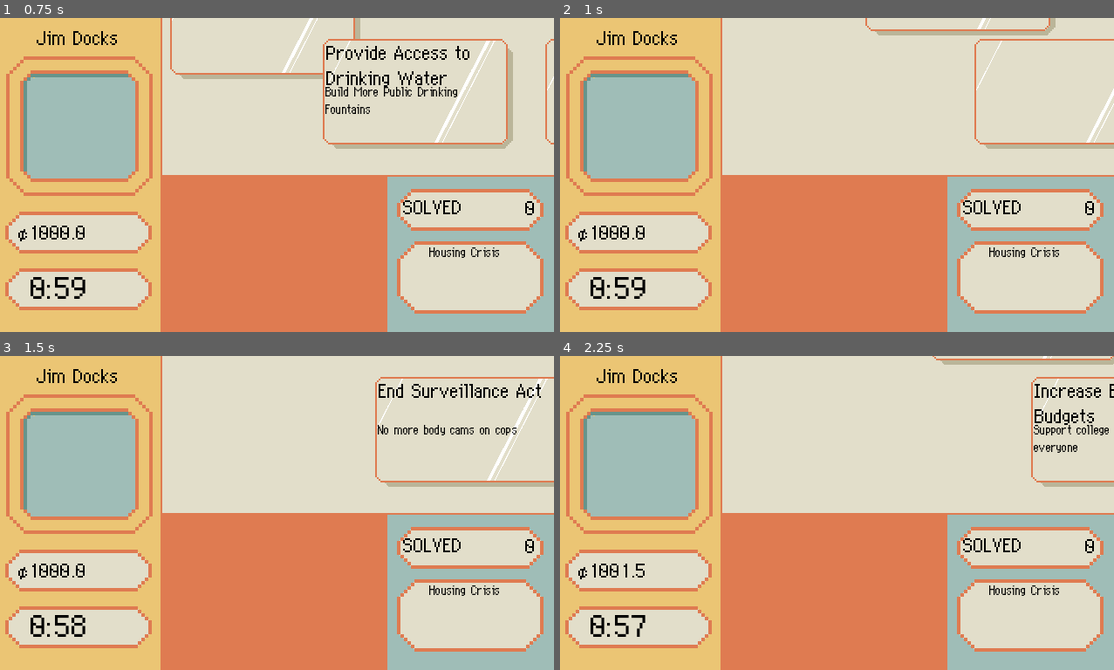
Above: before the commit, frames 1-4 (two rows, left to right).
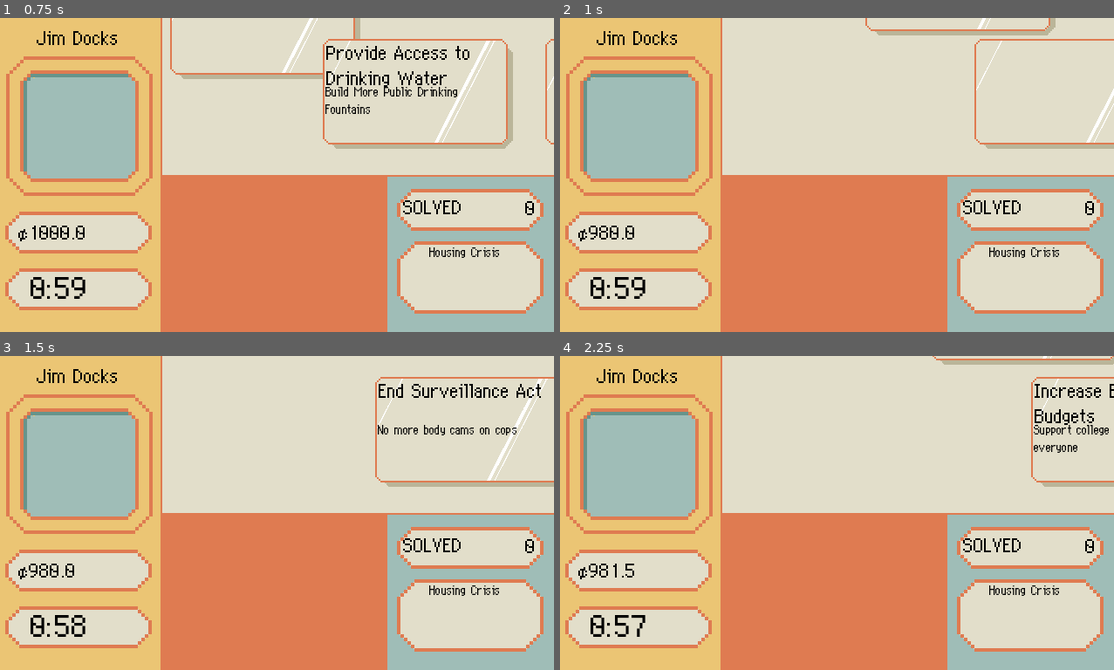
Above: after the commit, the same moments.

Repository: novadragonDOTspace/Socialism
Game: Godot game, scene res://game.tscn
The game is run twice, just before and just after one commit, with the same random seed, the same clock (stepped at 60 frames per second) and the same inputs.
Inputs (mouse positions are in pixels of both pictures, inside the frame that each line leads up to):
- Up to frame 1 (0.75 s): tap Enter at 0.5 s; move the mouse to (398, 159) at 0.52 s; hold D from 0.53 s (still down); tap Space at 0.6 s; click (398, 159) at 0.67 s
- Up to frame 2 (1 s): keep holding D; tap Space at 0.77 s
- Up to frame 3 (1.5 s): tap Space at 1.07 s; release D at 1.25 s; drag from (160, 528) to (249, 575) at 1.27 s
- Up to frame 4 (2.25 s): tap Space at 2 s; move the mouse to (892, 443) at 2.02 s; hold D from 2.03 s (still down); tap Ctrl at 2.1 s

Frame 1 is identical in both runs. In frame 2, 0.1% of the frame differs, in the area x 5-16%, y 66-71%; in frame 3, 0.1%; in frame 4, 0.2%.

Commit message:
BILLS

Diff:
--- a/Bills/createmorejobs.tres
+++ b/Bills/createmorejobs.tres
@@ -15,4 +15,5 @@
 Title = "Create more Jobs"
 Description = "Send more money to farmers so they con hire local youth and create jobs"
 ProblemResolution = SubResource("Resource_5o2aj")
+Alignment = 350
 metadata/_custom_type_script = "uid://bpqmsdqkccblh"
--- a/Bills/feedthehungry.tres
+++ b/Bills/feedthehungry.tres
@@ -1,7 +1,17 @@
-[gd_resource type="Resource" script_class="Bill" load_steps=2 format=3 uid="uid://ck23sfhggi8hg"]
+[gd_resource type="Resource" script_class="Bill" load_steps=5 format=3 uid="uid://ck23sfhggi8hg"]
 
 [ext_resource type="Script" uid="uid://bpqmsdqkccblh" path="res://Bills/Bills.gd" id="1_cq1u5"]
+[ext_resource type="Resource" uid="uid://cgtuevd28ooeq" path="res://Problems/hunger.tres" id="1_d78sk"]
+[ext_resource type="Script" uid="uid://bseyusmwxdd8c" path="res://ProblemResolutionCombo.gd" id="2_wyf7h"]
+
+[sub_resource type="Resource" id="Resource_typ80"]
+script = ExtResource("2_wyf7h")
+Target = ExtResource("1_d78sk")
+metadata/_custom_type_script = "uid://bseyusmwxdd8c"
 
 [resource]
 script = ExtResource("1_cq1u5")
+Title = "Feed the hungry"
+Description = "Provide free meals in public schools"
+ProblemResolution = SubResource("Resource_typ80")
 metadata/_custom_type_script = "uid://bpqmsdqkccblh"
--- a/Bills/flurgsville.tres
+++ b/Bills/flurgsville.tres
@@ -1,7 +1,19 @@
-[gd_resource type="Resource" script_class="Bill" load_steps=2 format=3 uid="uid://dtwa43fp0ocx4"]
+[gd_resource type="Resource" script_class="Bill" load_steps=5 format=3 uid="uid://dtwa43fp0ocx4"]
 
 [ext_resource type="Script" uid="uid://bpqmsdqkccblh" path="res://Bills/Bills.gd" id="1_cq1u5"]
+[ext_resource type="Resource" uid="uid://dgw0u06u23nnm" path="res://Problems/housing.tres" id="1_odin5"]
+[ext_resource type="Script" uid="uid://bseyusmwxdd8c" path="res://ProblemResolutionCombo.gd" id="2_5g2ec"]
+
+[sub_resource type="Resource" id="Resource_beryt"]
+script = ExtResource("2_5g2ec")
+Target = ExtResource("1_odin5")
+ResolutionAmount = 350
+metadata/_custom_type_script = "uid://bseyusmwxdd8c"
 
 [resource]
 script = ExtResource("1_cq1u5")
+Title = "Relief for Flurgsville"
+Description = "After the Flurgsville flood"
+MoneyTransfer = 350
+ProblemResolution = SubResource("Resource_beryt")
 metadata/_custom_type_script = "uid://bpqmsdqkccblh"
--- a/Bills/freehealth.tres
+++ b/Bills/freehealth.tres
@@ -1,7 +1,18 @@
-[gd_resource type="Resource" script_class="Bill" load_steps=2 format=3 uid="uid://cujhxuh1mu5o7"]
+[gd_resource type="Resource" script_class="Bill" load_steps=5 format=3 uid="uid://cujhxuh1mu5o7"]
 
 [ext_resource type="Script" uid="uid://bpqmsdqkccblh" path="res://Bills/Bills.gd" id="1_cq1u5"]
+[ext_resource type="Resource" uid="uid://cx6w3oq7xm6sa" path="res://Problems/disease.tres" id="1_madkq"]
+[ext_resource type="Script" uid="uid://bseyusmwxdd8c" path="res://ProblemResolutionCombo.gd" id="2_7rb3v"]
+
+[sub_resource type="Resource" id="Resource_dibgt"]
+script = ExtResource("2_7rb3v")
+Target = ExtResource("1_madkq")
+ResolutionAmount = 400
+metadata/_custom_type_script = "uid://bseyusmwxdd8c"
 
 [resource]
 script = ExtResource("1_cq1u5")
+Title = "Free Healthcare"
+Description = "Give everyone healthcare"
+ProblemResolution = SubResource("Resource_dibgt")
 metadata/_custom_type_script = "uid://bpqmsdqkccblh"
--- a/Bills/freehousingact.tres
+++ b/Bills/freehousingact.tres
@@ -1,10 +1,18 @@
-[gd_resource type="Resource" script_class="Bill" load_steps=2 format=3 uid="uid://bd41vgmy2ic2r"]
+[gd_resource type="Resource" script_class="Bill" load_steps=5 format=3 uid="uid://bd41vgmy2ic2r"]
 
+[ext_resource type="Resource" uid="uid://dgw0u06u23nnm" path="res://Problems/housing.tres" id="1_061al"]
 [ext_resource type="Script" uid="uid://bpqmsdqkccblh" path="res://Bills/Bills.gd" id="1_cq1u5"]
+[ext_resource type="Script" uid="uid://bseyusmwxdd8c" path="res://ProblemResolutionCombo.gd" id="2_e1pch"]
+
+[sub_resource type="Resource" id="Resource_m544o"]
+script = ExtResource("2_e1pch")
+Target = ExtResource("1_061al")
+metadata/_custom_type_script = "uid://bseyusmwxdd8c"
 
 [resource]
 script = ExtResource("1_cq1u5")
 Title = "Free housing act"
 Description = "Create more social housing projects to bring down rental costs"
 MoneyTransfer = 500
+ProblemResolution = SubResource("Resource_m544o")
 metadata/_custom_type_script = "uid://bpqmsdqkccblh"
--- a/Bills/fundarts.tres
+++ b/Bills/fundarts.tres
@@ -1,7 +1,18 @@
-[gd_resource type="Resource" script_class="Bill" load_steps=2 format=3 uid="uid://dws7rcb0s3n50"]
+[gd_resource type="Resource" script_class="Bill" load_steps=5 format=3 uid="uid://dws7rcb0s3n50"]
 
 [ext_resource type="Script" uid="uid://bpqmsdqkccblh" path="res://Bills/Bills.gd" id="1_cq1u5"]
+[ext_resource type="Resource" uid="uid://cfiidprimcfij" path="res://Problems/edu.tres" id="1_n4ju7"]
+[ext_resource type="Script" uid="uid://bseyusmwxdd8c" path="res://ProblemResolutionCombo.gd" id="2_sto42"]
+
+[sub_resource type="Resource" id="Resource_wkaxp"]
+script = ExtResource("2_sto42")
+Target = ExtResource("1_n4ju7")
+ResolutionAmount = 100
+metadata/_custom_type_script = "uid://bseyusmwxdd8c"
 
 [resource]
 script = ExtResource("1_cq1u5")
+Title = "Fund the Arts"
+Description = "Money for arts education"
+ProblemResolution = SubResource("Resource_wkaxp")
 metadata/_custom_type_script = "uid://bpqmsdqkccblh"
--- a/Bills/fundvaccs.tres
+++ b/Bills/fundvaccs.tres
@@ -1,7 +1,18 @@
-[gd_resource type="Resource" script_class="Bill" load_steps=2 format=3 uid="uid://bsxlck2o4i77a"]
+[gd_resource type="Resource" script_class="Bill" load_steps=5 format=3 uid="uid://bsxlck2o4i77a"]
 
 [ext_resource type="Script" uid="uid://bpqmsdqkccblh" path="res://Bills/Bills.gd" id="1_cq1u5"]
+[ext_resource type="Resource" uid="uid://cx6w3oq7xm6sa" path="res://Problems/disease.tres" id="1_p5b1f"]
+[ext_resource type="Script" uid="uid://bseyusmwxdd8c" path="res://ProblemResolutionCombo.gd" id="2_f0qm7"]
+
+[sub_resource type="Resource" id="Resource_a7n30"]
+script = ExtResource("2_f0qm7")
+Target = ExtResource("1_p5b1f")
+ResolutionAmount = 250
+metadata/_custom_type_script = "uid://bseyusmwxdd8c"
 
 [resource]
 script = ExtResource("1_cq1u5")
+Title = "Fund vaccine research"
+Description = "Money for vaccines"
+ProblemResolution = SubResource("Resource_a7n30")
 metadata/_custom_type_script = "uid://bpqmsdqkccblh"
--- a/Bills/greenenergy.tres
+++ b/Bills/greenenergy.tres
@@ -1,7 +1,18 @@
-[gd_resource type="Resource" script_class="Bill" load_steps=2 format=3 uid="uid://d1m5tc8yahqdh"]
+[gd_resource type="Resource" script_class="Bill" load_steps=5 format=3 uid="uid://d1m5tc8yahqdh"]
 
+[ext_resource type="Resource" uid="uid://ctoluktdst6oe" path="res://Problems/climate.tres" id="1_b2yev"]
 [ext_resource type="Script" uid="uid://bpqmsdqkccblh" path="res://Bills/Bills.gd" id="1_cq1u5"]
+[ext_resource type="Script" uid="uid://bseyusmwxdd8c" path="res://ProblemResolutionCombo.gd" id="2_7xnx4"]
+
+[sub_resource type="Resource" id="Resource_desi5"]
+script = ExtResource("2_7xnx4")
+Target = ExtResource("1_b2yev")
+ResolutionAmount = 450
+metadata/_custom_type_script = "uid://bseyusmwxdd8c"
 
 [resource]
 script = ExtResource("1_cq1u5")
+Title = "Green energy now!!!"
+Description = "Fund solar energy"
+ProblemResolution = SubResource("Resource_desi5")
 metadata/_custom_type_script = "uid://bpqmsdqkccblh"
--- a/Bills/hydroelectric.tres
+++ b/Bills/hydroelectric.tres
@@ -1,7 +1,18 @@
-[gd_resource type="Resource" script_class="Bill" load_steps=2 format=3 uid="uid://bch23ena30b2f"]
+[gd_resource type="Resource" script_class="Bill" load_steps=5 format=3 uid="uid://bch23ena30b2f"]
 
+[ext_resource type="Resource" uid="uid://ctoluktdst6oe" path="res://Problems/climate.tres" id="1_3gbmq"]
 [ext_resource type="Script" uid="uid://bpqmsdqkccblh" path="res://Bills/Bills.gd" id="1_cq1u5"]
+[ext_resource type="Script" uid="uid://bseyusmwxdd8c" path="res://ProblemResolutionCombo.gd" id="2_kaj01"]
+
+[sub_resource type="Resource" id="Resource_o1x1x"]
+script = ExtResource("2_kaj01")
+Target = ExtResource("1_3gbmq")
+ResolutionAmount = 600
+metadata/_custom_type_script = "uid://bseyusmwxdd8c"
 
 [resource]
 script = ExtResource("1_cq1u5")
+Title = "Hydroelectric power"
+Description = "Build a hydroelectric dam"
+ProblemResolution = SubResource("Resource_o1x1x")
 metadata/_custom_type_script = "uid://bpqmsdqkccblh"
--- a/Bills/increasdepfunds.tres
+++ b/Bills/increasdepfunds.tres
@@ -1,7 +1,18 @@
-[gd_resource type="Resource" script_class="Bill" load_steps=2 format=3 uid="uid://hro348hp2ckq"]
+[gd_resource type="Resource" script_class="Bill" load_steps=5 format=3 uid="uid://hro348hp2ckq"]
 
+[ext_resource type="Resource" uid="uid://cfiidprimcfij" path="res://Problems/edu.tres" id="1_7br3u"]
 [ext_resource type="Script" uid="uid://bpqmsdqkccblh" path="res://Bills/Bills.gd" id="1_cq1u5"]
+[ext_resource type="Script" uid="uid://bseyusmwxdd8c" path="res://ProblemResolutionCombo.gd" id="2_4jqlq"]
+
+[sub_resource type="Resource" id="Resource_nh8ym"]
+script = ExtResource("2_4jqlq")
+Target = ExtResource("1_7br3u")
+ResolutionAmount = 200
+metadata/_custom_type_script = "uid://bseyusmwxdd8c"
 
 [resource]
 script = ExtResource("1_cq1u5")
+Title = "Increase funds to the DMGAOFOYS"
+Description = "Department of Management for Government Agencies that Oversee the Futures of Our Young Scientists"
+ProblemResolution = SubResource("Resource_nh8ym")
 metadata/_custom_type_script = "uid://bpqmsdqkccblh"
--- a/Bills/mcdonaldfoundation.tres
+++ b/Bills/mcdonaldfoundation.tres
@@ -1,7 +1,18 @@
-[gd_resource type="Resource" script_class="Bill" load_steps=2 format=3 uid="uid://dndlwcvap41xn"]
+[gd_resource type="Resource" script_class="Bill" load_steps=5 format=3 uid="uid://dndlwcvap41xn"]
 
+[ext_resource type="Resource" uid="uid://cx6w3oq7xm6sa" path="res://Problems/disease.tres" id="1_8uuc7"]
 [ext_resource type="Script" uid="uid://bpqmsdqkccblh" path="res://Bills/Bills.gd" id="1_cq1u5"]
+[ext_resource type="Script" uid="uid://bseyusmwxdd8c" path="res://ProblemResolutionCombo.gd" id="2_q6icu"]
+
+[sub_resource type="Resource" id="Resource_0xh5n"]
+script = ExtResource("2_q6icu")
+Target = ExtResource("1_8uuc7")
+ResolutionAmount = 150
+metadata/_custom_type_script = "uid://bseyusmwxdd8c"
 
 [resource]
 script = ExtResource("1_cq1u5")
+Title = "Establish the McDonald Foundation"
+Description = "Named for Joe McDonald, a pioneer in the field of cancer research"
+ProblemResolution = SubResource("Resource_0xh5n")
 metadata/_custom_type_script = "uid://bpqmsdqkccblh"
--- a/Bills/moneyforpaige.tres
+++ b/Bills/moneyforpaige.tres
@@ -1,7 +1,18 @@
-[gd_resource type="Resource" script_class="Bill" load_steps=2 format=3 uid="uid://cto30fxrovo0r"]
+[gd_resource type="Resource" script_class="Bill" load_steps=5 format=3 uid="uid://cto30fxrovo0r"]
 
+[ext_resource type="Resource" uid="uid://cx6w3oq7xm6sa" path="res://Problems/disease.tres" id="1_1rbxx"]
 [ext_resource type="Script" uid="uid://bpqmsdqkccblh" path="res://Bills/Bills.gd" id="1_cq1u5"]
+[ext_resource type="Script" uid="uid://bseyusmwxdd8c" path="res://ProblemResolutionCombo.gd" id="2_snpr1"]
+
+[sub_resource type="Resource" id="Resource_to7uo"]
+script = ExtResource("2_snpr1")
+Target = ExtResource("1_1rbxx")
+ResolutionAmount = 100
+metadata/_custom_type_script = "uid://bseyusmwxdd8c"
 
 [resource]
 script = ExtResource("1_cq1u5")
+Title = "Money for Paige"
+Description = "A scientist whose team is doing cutting edge research into a cure for ALS"
+ProblemResolution = SubResource("Resource_to7uo")
 metadata/_custom_type_script = "uid://bpqmsdqkccblh"
--- a/Bills/rebuildflurgsville.tres
+++ b/Bills/rebuildflurgsville.tres
@@ -1,10 +1,17 @@
-[gd_resource type="Resource" script_class="Bill" load_steps=2 format=3 uid="uid://cb6xptvya8lgx"]
+[gd_resource type="Resource" script_class="Bill" load_steps=4 format=3 uid="uid://cb6xptvya8lgx"]
 
 [ext_resource type="Script" uid="uid://bpqmsdqkccblh" path="res://Bills/Bills.gd" id="1_cq1u5"]
+[ext_resource type="Script" uid="uid://bseyusmwxdd8c" path="res://ProblemResolutionCombo.gd" id="1_w0h3y"]
+
+[sub_resource type="Resource" id="Resource_d5o1w"]
+script = ExtResource("1_w0h3y")
+metadata/_custom_type_script = "uid://bseyusmwxdd8c"
 
 [resource]
 script = ExtResource("1_cq1u5")
 Title = "Rebuild Flurgsville"
 Description = "Help Flurgsville rebuild after the earthquake"
 MoneyTransfer = 350
+ProblemResolution = SubResource("Resource_d5o1w")
+Alignment = 350
 metadata/_custom_type_script = "uid://bpqmsdqkccblh"
--- a/Bills/rezonecommercial.tres
+++ b/Bills/rezonecommercial.tres
@@ -1,7 +1,13 @@
-[gd_resource type="Resource" script_class="Bill" load_steps=2 format=3 uid="uid://dfwe21b2wkrqq"]
+[gd_resource type="Resource" script_class="Bill" load_steps=4 format=3 uid="uid://dfwe21b2wkrqq"]
 
+[ext_resource type="Script" uid="uid://bseyusmwxdd8c" path="res://ProblemResolutionCombo.gd" id="1_4ae7i"]
 [ext_resource type="Script" uid="uid://bpqmsdqkccblh" path="res://Bills/Bills.gd" id="1_cq1u5"]
+
+[sub_resource type="Resource" id="Resource_e4ooj"]
+script = ExtResource("1_4ae7i")
+metadata/_custom_type_script = "uid://bseyusmwxdd8c"
 
 [resource]
 script = ExtResource("1_cq1u5")
+ProblemResolution = SubResource("Resource_e4ooj")
 metadata/_custom_type_script = "uid://bpqmsdqkccblh"
--- a/Bills/savedolphins.tres
+++ b/Bills/savedolphins.tres
@@ -1,7 +1,19 @@
-[gd_resource type="Resource" script_class="Bill" load_steps=2 format=3 uid="uid://dt234lbxj3sgq"]
+[gd_resource type="Resource" script_class="Bill" load_steps=5 format=3 uid="uid://dt234lbxj3sgq"]
 
+[ext_resource type="Resource" uid="uid://denhsxko8rxkp" path="res://Problems/wellbeing.tres" id="1_0noct"]
 [ext_resource type="Script" uid="uid://bpqmsdqkccblh" path="res://Bills/Bills.gd" id="1_cq1u5"]
+[ext_resource type="Script" uid="uid://bseyusmwxdd8c" path="res://ProblemResolutionCombo.gd" id="2_bd26f"]
+
+[sub_resource type="Resource" id="Resource_1wsro"]
+script = ExtResource("2_bd26f")
+Target = ExtResource("1_0noct")
+ResolutionAmount = 200
+metadata/_custom_type_script = "uid://bseyusmwxdd8c"
 
 [resource]
 script = ExtResource("1_cq1u5")
+Title = "Save the dolphins!"
+Description = "Create the Bergle Dolphin Preserve"
+MoneyTransfer = 200
+ProblemResolution = SubResource("Resource_1wsro")
 metadata/_custom_type_script = "uid://bpqmsdqkccblh"
--- a/game.gd
+++ b/game.gd
@@ -50,7 +50,7 @@
 	if Bills[0].ProblemResolution != null:
 		if Bills[0].ProblemResolution.Target == CurrentProblem.Prob:
 			CurrentProblem.Resolution += Bills[0].ProblemResolution.ResolutionAmount
-			Budget -= Bills[0].ProblemResolution.ResolutionAmount
+		Budget -= Bills[0].ProblemResolution.ResolutionAmount
 
 	$Control/Budget.text = "¢" + str(float(Budget) / 10)
 	$Control/SolvedProblems.text = str(solvedProblems)
